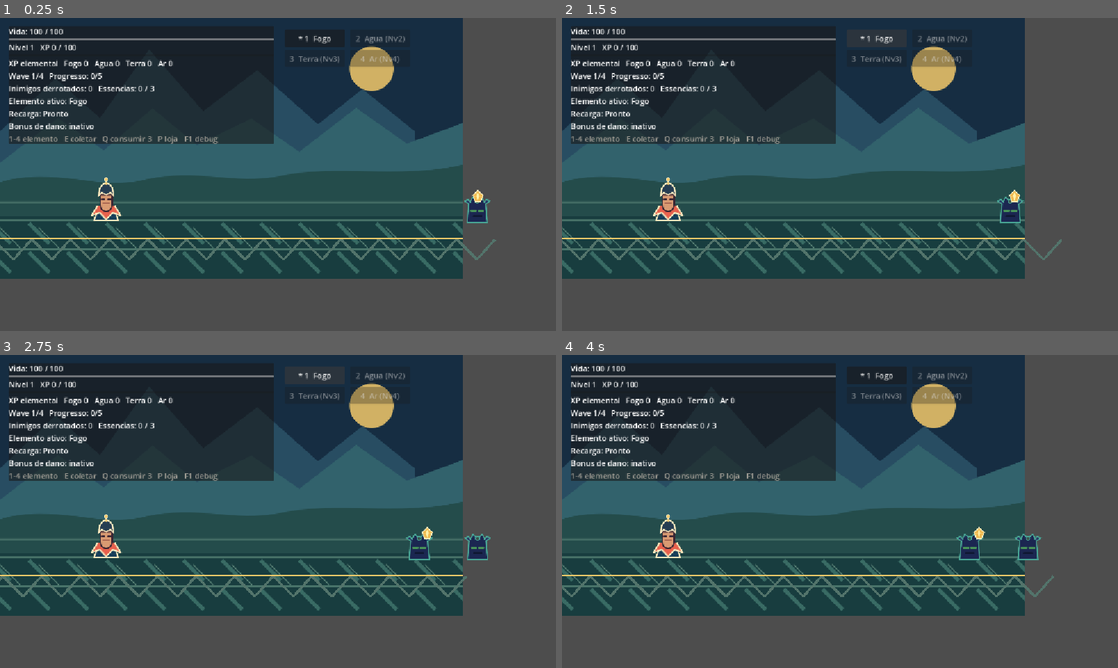
Above: before the commit, frames 1-4 (two rows, left to right).
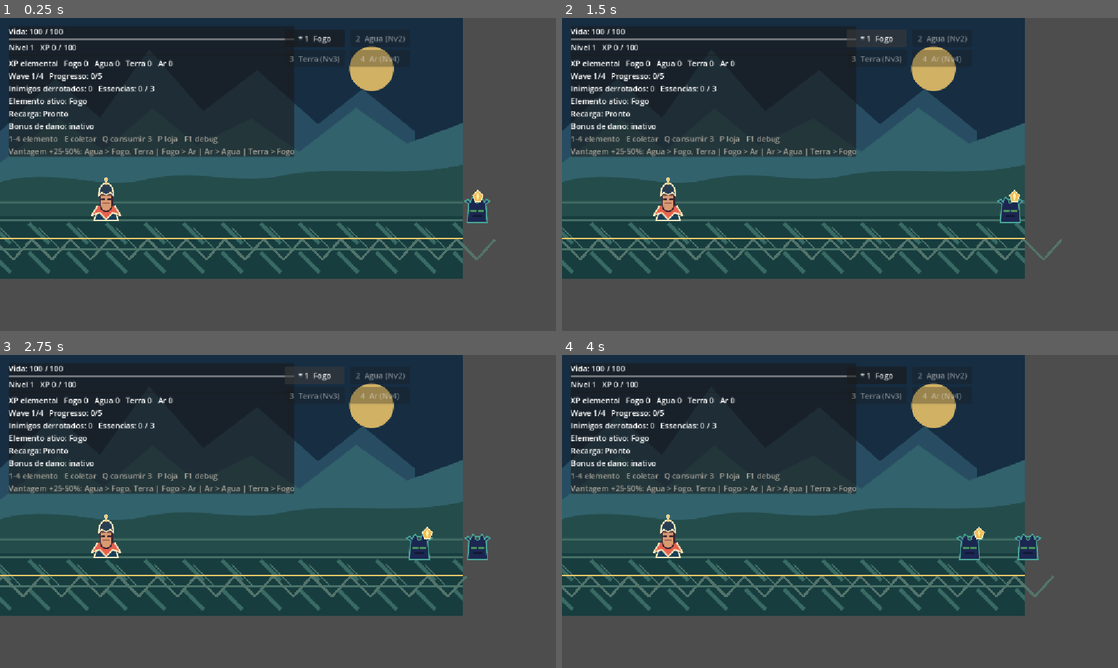
Above: after the commit, the same moments.

Repository: GhabrielMolina/elemental-idle-runner
Game: Godot game, scene res://scenes/Main.tscn
The game is run twice, just before and just after one commit, with the same random seed, the same clock (stepped at 60 frames per second) and the same inputs.
Inputs (mouse positions are in pixels of both pictures, inside the frame that each line leads up to):
- Up to frame 1 (0.25 s): no input
- Up to frame 2 (1.5 s): click "* 1 Fogo" at 0.5 s; click "* 1 Fogo" at 1.25 s
- Up to frame 3 (2.75 s): click "* 1 Fogo" at 2 s
- Up to frame 4 (4 s): tap Enter at 2.75 s; move the mouse to (962, 495) at 2.77 s; tap P at 2.85, 3.6 s; tap Space at 3.5 s; move the mouse to (728, 527) at 3.52 s

The runs differ from the first frame. In frame 1, 2.8% of the frame differs, in the area x 1-53%, y 3-45%; in frame 2, 2.7%; in frame 3, 2.7%; in frame 4, 2.8%.

Commit message:
now elements hit different when interact with opposite element

Diff:
--- a/scripts/debug_panel.gd
+++ b/scripts/debug_panel.gd
@@ -42,6 +42,23 @@
 	spawn_button.text = "Gerar inimigo"
 	spawn_button.pressed.connect(main_controller.debug_spawn_enemy)
 	column.add_child(spawn_button)
+	var health_row := HBoxContainer.new()
+	column.add_child(health_row)
+	var health_label := Label.new()
+	health_label.text = "Vida dos inimigos"
+	health_label.size_flags_horizontal = Control.SIZE_EXPAND_FILL
+	health_row.add_child(health_label)
+	var health_input := SpinBox.new()
+	health_input.custom_minimum_size = Vector2(90, 0)
+	health_input.min_value = 1
+	health_input.max_value = 9999
+	health_input.step = 1
+	health_input.select_all_on_focus = true
+	health_input.value = main_controller.get_enemy_max_health()
+	health_input.value_changed.connect(main_controller.debug_set_enemy_health)
+	var health_line_edit := health_input.get_line_edit()
+	health_line_edit.text_submitted.connect(func(_text: String) -> void: health_line_edit.release_focus())
+	health_row.add_child(health_input)
 	var add_xp_button := Button.new()
 	add_xp_button.text = "+100 XP"
 	add_xp_button.pressed.connect(main_controller.debug_add_xp)
--- a/scripts/enemy.gd
+++ b/scripts/enemy.gd
@@ -69,12 +69,13 @@
 			drown_tick_timer += STATUS_TICK_INTERVAL
 			receive_damage(drown_tick_damage, "Agua")
 
-func receive_damage(amount: int, source_element := "", push_distance := 0.0) -> void:
+# Retorna o dano final aplicado (depois de Ressonancia, Rachadura e vantagem elemental).
+func receive_damage(amount: int, source_element := "", push_distance := 0.0) -> int:
 	if already_defeated:
-		return
+		return 0
 	var final_amount := amount
 	if damage_modifier.is_valid():
-		final_amount = roundi(amount * float(damage_modifier.call(self)))
+		final_amount = roundi(amount * float(damage_modifier.call(self, source_element)))
 	if source_element != "":
 		last_damage_element = source_element
 	health = maxi(0, health - final_amount)
@@ -86,6 +87,7 @@
 		die(true)
 	else:
 		check_drown_execution()
+	return final_amount
 
 func apply_burn(tick_damage: int, duration: float) -> void:
 	if already_defeated or tick_damage <= 0 or duration <= 0.0:
--- a/scripts/main.gd
+++ b/scripts/main.gd
@@ -35,6 +35,9 @@
 var speed_index := 0
 var speeds := [1.0, 2.0, 3.0]
 var air_attack_counter := 0
+var default_enemy_health := 45
+# Definido pelo painel de debug; 0 usa a vida padrao do Enemy.tscn.
+var enemy_health_override := 0
 
 var health_bar: ProgressBar
 var health_label: Label
@@ -49,6 +52,7 @@
 var cooldown_label: Label
 var bonus_label: Label
 var command_label: Label
+var advantage_label: Label
 var defeat_overlay: PanelContainer
 var defeat_label: Label
 var overlay_message: Label
@@ -61,10 +65,14 @@
 
 func _ready() -> void:
 	spawn_rng.randomize()
+	var enemy_probe := ENEMY_SCENE.instantiate()
+	default_enemy_health = enemy_probe.max_health
+	enemy_probe.free()
 	build_hud()
 	debug_panel = DEBUG_SCENE.instantiate()
 	add_child(debug_panel)
 	debug_panel.position = Vector2(700, 160)
+	debug_panel.z_index = 50
 	debug_panel.setup(self)
 	shop_panel = SHOP_SCENE.instantiate()
 	hud_layer.add_child(shop_panel)
@@ -124,6 +132,7 @@
 	enemy.position = Vector2(1000, 430)
 	enemy.element = enemy_element
 	enemy.counts_for_wave = is_wave_enemy
+	enemy.max_health = get_enemy_max_health()
 	enemy.damage_modifier = player.get_damage_taken_multiplier
 	add_child(enemy)
 	enemy.add_to_group("runtime_entity")
@@ -228,6 +237,20 @@
 	player.reset_progress()
 	air_attack_counter = 0
 	update_hud()
+
+func get_enemy_max_health() -> int:
+	return enemy_health_override if enemy_health_override > 0 else default_enemy_health
+
+# Vale para os proximos inimigos e ajusta os vivos mantendo a proporcao da vida atual.
+func debug_set_enemy_health(value: float) -> void:
+	enemy_health_override = maxi(1, roundi(value))
+	for enemy in get_tree().get_nodes_in_group("enemies"):
+		if not is_instance_valid(enemy) or enemy.already_defeated:
+			continue
+		var ratio := float(enemy.health) / float(maxi(1, enemy.max_health))
+		enemy.max_health = enemy_health_override
+		enemy.health = maxi(1, roundi(enemy_health_override * ratio))
+		enemy.queue_redraw()
 
 func select_element(element: String) -> void:
 	if game_over:
@@ -298,7 +321,9 @@
 		return
 	var was_slowed: bool = enemy.is_slowed()
 	var push_distance: float = player.air_push_distance if element == "Ar" else 0.0
-	enemy.receive_damage(damage, element, push_distance)
+	var dealt: int = enemy.receive_damage(damage, element, push_distance)
+	if player.has_element_advantage(element, enemy.element):
+		spawn_floating_text(enemy.global_position + Vector2(randf_range(-16.0, 4.0), -96), "%d!" % dealt, Color("#f3c969"), 22)
 	if enemy.already_defeated:
 		return
 	match element:
@@ -440,16 +465,19 @@
 	var amount := spawn_rng.randi_range(min_xp_per_kill, maxi(min_xp_per_kill, max_xp_per_kill))
 	player.add_xp(amount)
 	player.add_element_xp(element, amount)
-	spawn_xp_popup(at, amount, element)
-
-func spawn_xp_popup(at: Vector2, amount: int, element: String) -> void:
+	var text := "+%d XP %s" % [amount, element] if element != "" else "+%d XP" % amount
+	spawn_floating_text(at + Vector2(-24, -110), text, get_element_color(element))
+
+func spawn_floating_text(at: Vector2, text: String, color: Color, font_size := 0) -> void:
 	var popup := Label.new()
-	popup.text = "+%d XP %s" % [amount, element] if element != "" else "+%d XP" % amount
-	popup.add_theme_color_override("font_color", get_element_color(element))
+	popup.text = text
+	if font_size > 0:
+		popup.add_theme_font_size_override("font_size", font_size)
+	popup.add_theme_color_override("font_color", color)
 	popup.add_theme_color_override("font_outline_color", Color("#162d42"))
 	popup.add_theme_constant_override("outline_size", 4)
 	popup.z_index = 10
-	popup.position = at + Vector2(-24, -110)
+	popup.position = at
 	add_child(popup)
 	var tween := popup.create_tween()
 	tween.set_parallel()
@@ -563,6 +591,10 @@
 	command_label = Label.new()
 	command_label.add_theme_color_override("font_color", Color("#a7a39a"))
 	column.add_child(command_label)
+	advantage_label = Label.new()
+	advantage_label.text = get_advantage_text()
+	advantage_label.add_theme_color_override("font_color", Color("#a7a39a"))
+	column.add_child(advantage_label)
 	element_buttons.append(create_element_button(canvas, "1  Fogo", "Fogo", Vector2(590, 24)))
 	element_buttons.append(create_element_button(canvas, "2  Agua", "Agua", Vector2(725, 24)))
 	element_buttons.append(create_element_button(canvas, "3  Terra", "Terra", Vector2(590, 66)))
@@ -652,6 +684,15 @@
 	if is_instance_valid(shop_panel) and shop_panel.visible:
 		shop_panel.refresh()
 
+func get_advantage_text() -> String:
+	var parts := PackedStringArray()
+	for attacker in player.element_advantages:
+		var defenders: String = player.element_advantages[attacker]
+		parts.append("%s > %s" % [attacker, defenders.replace(" ", "").replace(",", ", ")])
+	var bonus_min := roundi((player.advantage_multiplier_min - 1.0) * 100.0)
+	var bonus_max := roundi((player.advantage_multiplier_max - 1.0) * 100.0)
+	return "Vantagem +%d-%d%%: %s" % [bonus_min, bonus_max, " | ".join(parts)]
+
 func get_element_color(element: String) -> Color:
 	match element:
 		"Fogo": return Color("#ef654f")
--- a/scripts/player.gd
+++ b/scripts/player.gd
@@ -28,6 +28,10 @@
 @export var water_slow_duration := 2.0
 @export var earth_stun_duration := 1.0
 @export var air_push_distance := 70.0
+# Atacante -> elementos de inimigo que ele vence (separados por virgula). Sem vantagem o dano e normal.
+@export var element_advantages: Dictionary[String, String] = {"Agua": "Fogo,Terra", "Fogo": "Ar", "Ar": "Agua", "Terra": "Fogo"}
+@export var advantage_multiplier_min := 1.25
+@export var advantage_multiplier_max := 1.5
 
 var health := 100
 var xp := 0
@@ -165,13 +169,25 @@
 		return 1
 	return maxi(1, roundi(get_upgrade_number("fogo_multiplo", "projectiles")))
 
-func get_damage_taken_multiplier(enemy: Node2D) -> float:
+func get_damage_taken_multiplier(enemy: Node2D, source_element := "") -> float:
 	var multiplier := 1.0
 	if enemy.has_any_status():
 		multiplier += get_upgrade_percent("geral_ressonancia", "bonus_pct")
 	if enemy.is_stunned():
 		multiplier += get_upgrade_percent("terra_rachadura", "bonus_pct")
-	return multiplier
+	return multiplier * roll_element_multiplier(source_element, enemy.element)
+
+func has_element_advantage(attacker: String, defender: String) -> bool:
+	for element_name in element_advantages.get(attacker, "").split(","):
+		if element_name.strip_edges() == defender:
+			return true
+	return false
+
+# Sorteado a cada instancia de dano (inclusive ticks de queimadura e afogamento).
+func roll_element_multiplier(attacker: String, defender: String) -> float:
+	if not has_element_advantage(attacker, defender):
+		return 1.0
+	return randf_range(advantage_multiplier_min, maxf(advantage_multiplier_min, advantage_multiplier_max))
 
 func reset_progress() -> void:
 	xp = 0
--- a/scripts/shop_panel.gd
+++ b/scripts/shop_panel.gd
@@ -130,6 +130,9 @@
 	if not event is InputEventKey or not event.pressed or event.echo:
 		return
 	if event.keycode == KEY_P:
+		# Nao abrir a loja enquanto se digita em um campo (ex.: vida dos inimigos no debug).
+		if get_viewport().gui_get_focus_owner() is LineEdit:
+			return
 		if visible:
 			close()
 		else:
Not shown, changed: README.md
